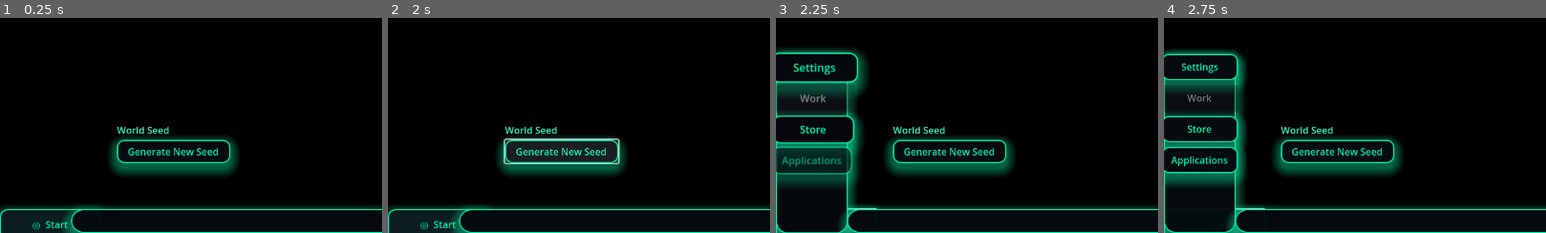
Above: before the commit, frames 1-4 (left to right).
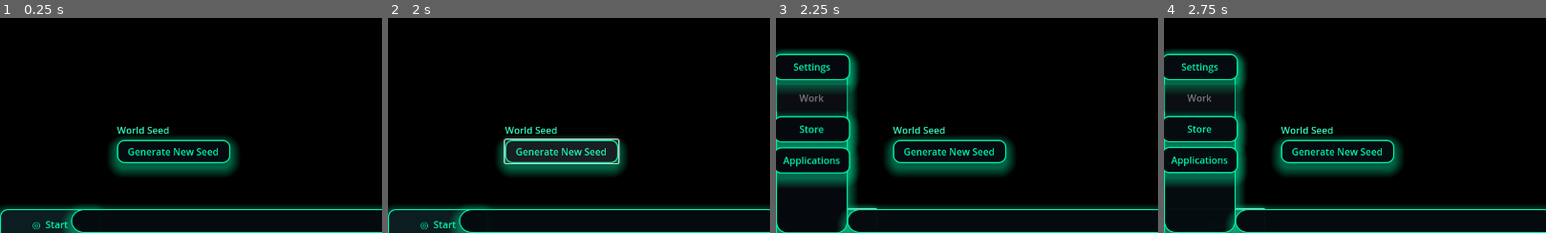
Above: after the commit, the same moments.

Repository: TheLibraryWindow/TLW
Game: Godot game, scene res://scenes/main.tscn
Two runs of this game, one before a commit and one after it. Both use one fixed random seed, a clock stepped at 60 frames per second and the inputs below. This scene is started directly instead of the project's main scene.
Inputs:
- Up to frame 1 (0.25 s): no input
- Up to frame 2 (2 s): click "Generate New Seed" at 0.5 s; click "Generate New Seed" at 1.25 s
- Up to frame 3 (2.25 s): click "◎ Start" at 2 s
- Up to frame 4 (2.75 s): no input
The pictures show only the part of the screen within x 0-50%, y 50-100%; the shares and areas given below are measured in that part.

Frames 1-2 are identical in both runs. In frame 3, 5.5% of the frame differs, in the area x 0-24%, y 14-76%; in frame 4, nothing differs.
Error after the commit: Parse Error: Function "deg2rad()" not found in base self. Did you mean to use "deg_to_rad()"? (res://scripts/start_menu_animator.gd:161)

Commit message:
Refactor: Improve start menu animation and responsiveness
This commit introduces several enhancements to the start menu animation, including:

- **New animation parameters:** Added `travel_duration` and `burst_distance` to provide more control over the animation's movement and spread.
- **Responsive design:** Implemented logic to dynamically update the animation's frame size based on viewport resizing, ensuring a consistent and visually appealing experience across different screen dimensions.
- **Improved button positioning:** Introduced `_capture_rest_positions` and `_compute_burst_point` to accurately track and calculate button starting positions for a more refined animation.
- **Clamping to frame:** Added `_clamp_to_frame` to ensure buttons stay within the defined safe frame area during animations.
- **Code cleanup:** Refactored existing code for better readability and maintainability.

Co-authored-by: thelibrarywindow <thelibrarywindow@proton.me>

Diff:
--- a/tlw/scripts/start_menu_animator.gd
+++ b/tlw/scripts/start_menu_animator.gd
@@ -3,125 +3,182 @@
 @export var entry_delay_step: float = 0.05
 @export var entry_random_jitter: Vector2 = Vector2(0.0, 0.08)
 @export var entry_pre_scale: Vector2 = Vector2(0.35, 0.65)
+@export var travel_duration: float = 0.32
 @export var fade_duration: float = 0.16
 @export var fade_delay_step: float = 0.02
 @export var pop_scale: float = 1.25
 @export var pop_release_delay: float = 0.18
 @export var scatter_rotation_range: float = 10.0
+@export var burst_distance: Vector2 = Vector2(0.32, 0.24)
+@export var safe_frame_size: Vector2 = Vector2(1280.0, 720.0)
+@export var frame_padding: Vector2 = Vector2(32.0, 32.0)
 
 var _buttons: Array[Button] = []
 var _base_colors: Dictionary = {}
+var _rest_positions: Dictionary = {}
 var _active_tweens: Array[Tween] = []
 var _rng := RandomNumberGenerator.new()
+var _frame_size: Vector2 = Vector2(1280.0, 720.0)
 
 
 func _ready() -> void:
-    _rng.randomize()
-    _cache_buttons()
+	_rng.randomize()
+	_cache_buttons()
+	_update_frame_size()
+	var viewport := get_viewport()
+	if viewport and not viewport.size_changed.is_connected(_on_viewport_resized):
+		viewport.size_changed.connect(_on_viewport_resized)
 
 
 func play_open_sequence() -> void:
-    _ensure_buttons_cached()
-    if _buttons.is_empty():
-        return
+	_update_frame_size()
+	_ensure_buttons_cached()
+	if _buttons.is_empty():
+		return
 
-    _kill_all_tweens()
-    _prepare_buttons_for_open()
+	_capture_rest_positions()
+	_kill_all_tweens()
+	_prepare_buttons_for_open()
 
-    for idx in _buttons.size():
-        var button := _buttons[idx]
-        var delay := float(idx) * entry_delay_step + _rng.randf_range(entry_random_jitter.x, entry_random_jitter.y)
-        var overshoot := _rng.randf_range(1.06, 1.14)
+	for idx in _buttons.size():
+		var button := _buttons[idx]
+		var delay := float(idx) * entry_delay_step + _rng.randf_range(entry_random_jitter.x, entry_random_jitter.y)
+		var overshoot := _rng.randf_range(1.06, 1.14)
+		var rest_position := _rest_positions.get(button, button.global_position)
 
-        var appear := _track_tween(create_tween())
-        appear.set_trans(Tween.TRANS_BACK).set_ease(Tween.EASE_OUT)
-        appear.tween_property(button, "modulate:a", 1.0, 0.18).set_delay(delay)
-        appear.parallel().tween_property(button, "scale", Vector2.ONE * overshoot, 0.22).set_delay(delay)
+		var appear := _track_tween(create_tween())
+		appear.set_trans(Tween.TRANS_BACK).set_ease(Tween.EASE_OUT)
+		appear.tween_property(button, "modulate:a", 1.0, 0.18).set_delay(delay)
+		appear.parallel().tween_property(button, "global_position", rest_position, travel_duration).set_delay(delay)
+		appear.parallel().tween_property(button, "scale", Vector2.ONE * overshoot, 0.22).set_delay(delay)
 
-        var settle := _track_tween(create_tween())
-        settle.set_trans(Tween.TRANS_SINE).set_ease(Tween.EASE_OUT)
-        settle.tween_property(button, "scale", Vector2.ONE, 0.12).set_delay(delay + 0.22)
-        settle.parallel().tween_property(button, "rotation_degrees", 0.0, 0.12).set_delay(delay + 0.22)
+		var settle := _track_tween(create_tween())
+		settle.set_trans(Tween.TRANS_SINE).set_ease(Tween.EASE_OUT)
+		settle.tween_property(button, "scale", Vector2.ONE, 0.12).set_delay(delay + 0.22)
+		settle.parallel().tween_property(button, "rotation_degrees", 0.0, 0.12).set_delay(delay + 0.22)
 
 
 func play_close_sequence(focus_control: Control = null) -> void:
-    _ensure_buttons_cached()
-    if _buttons.is_empty():
-        return
+	_ensure_buttons_cached()
+	if _buttons.is_empty():
+		return
 
-    var selected := focus_control as Button
+	var selected := focus_control as Button
 
-    _kill_all_tweens()
-    if selected:
-        _set_alpha(selected, 1.0)
-        _play_selection_pop(selected)
+	_kill_all_tweens()
+	if selected:
+		_set_alpha(selected, 1.0)
+		_play_selection_pop(selected)
 
-    for idx in _buttons.size():
-        var button := _buttons[idx]
-        var delay := float(idx) * fade_delay_step
-        if button == selected:
-            delay += pop_release_delay
+	for idx in _buttons.size():
+		var button := _buttons[idx]
+		var delay := float(idx) * fade_delay_step
+		if button == selected:
+			delay += pop_release_delay
 
-        var fade := _track_tween(create_tween())
-        fade.set_trans(Tween.TRANS_QUAD).set_ease(Tween.EASE_IN)
-        fade.tween_property(button, "modulate:a", 0.0, fade_duration).set_delay(delay)
-        fade.parallel().tween_property(button, "scale", Vector2.ONE * 0.82, fade_duration).set_delay(delay)
+		var fade := _track_tween(create_tween())
+		fade.set_trans(Tween.TRANS_QUAD).set_ease(Tween.EASE_IN)
+		fade.tween_property(button, "modulate:a", 0.0, fade_duration).set_delay(delay)
+		fade.parallel().tween_property(button, "scale", Vector2.ONE * 0.82, fade_duration).set_delay(delay)
 
 
 func _play_selection_pop(button: Button) -> void:
-    var pop := _track_tween(create_tween())
-    pop.set_trans(Tween.TRANS_BACK).set_ease(Tween.EASE_OUT)
-    pop.tween_property(button, "scale", Vector2.ONE * pop_scale, 0.14)
-    pop.tween_property(button, "scale", Vector2.ONE, 0.16)
+	var pop := _track_tween(create_tween())
+	pop.set_trans(Tween.TRANS_BACK).set_ease(Tween.EASE_OUT)
+	pop.tween_property(button, "scale", Vector2.ONE * pop_scale, 0.14)
+	pop.tween_property(button, "scale", Vector2.ONE, 0.16)
 
 
 func _prepare_buttons_for_open() -> void:
-    for button in _buttons:
-        var pre_scale := _rng.randf_range(entry_pre_scale.x, entry_pre_scale.y)
-        button.scale = Vector2.ONE * pre_scale
-        button.rotation_degrees = _rng.randf_range(-scatter_rotation_range, scatter_rotation_range)
-        _set_alpha(button, 0.0)
+	for button in _buttons:
+		var rest_position := _rest_positions.get(button, button.global_position)
+		var burst_point := _compute_burst_point(button, rest_position)
+		button.global_position = burst_point
+		var pre_scale := _rng.randf_range(entry_pre_scale.x, entry_pre_scale.y)
+		button.scale = Vector2.ONE * pre_scale
+		button.rotation_degrees = _rng.randf_range(-scatter_rotation_range, scatter_rotation_range)
+		_set_alpha(button, 0.0)
 
 
 func _cache_buttons() -> void:
-    _buttons.clear()
-    _base_colors.clear()
+	_buttons.clear()
+	_base_colors.clear()
 
-    var container := get_node_or_null("VBoxContainer")
-    if container == null:
-        return
+	var container := get_node_or_null("VBoxContainer")
+	if container == null:
+		return
 
-    for child in container.get_children():
-        var button := child as Button
-        if button == null:
-            continue
-        button.pivot_offset = button.size * 0.5
-        _buttons.append(button)
-        _base_colors[button] = button.modulate
+	for child in container.get_children():
+		var button := child as Button
+		if button == null:
+			continue
+		button.pivot_offset = button.size * 0.5
+		_buttons.append(button)
+		_base_colors[button] = button.modulate
+
+
+func _capture_rest_positions() -> void:
+	_rest_positions.clear()
+	for button in _buttons:
+		_rest_positions[button] = button.global_position
 
 
 func _ensure_buttons_cached() -> void:
-    if _buttons.is_empty():
-        _cache_buttons()
+	if _buttons.is_empty():
+		_cache_buttons()
 
 
 func _set_alpha(button: Button, alpha: float) -> void:
-    var base_color: Color = _base_colors.get(button, button.modulate)
-    button.modulate = Color(base_color.r, base_color.g, base_color.b, clamp(alpha, 0.0, 1.0))
+	var base_color: Color = _base_colors.get(button, button.modulate)
+	button.modulate = Color(base_color.r, base_color.g, base_color.b, clamp(alpha, 0.0, 1.0))
 
 
 func _track_tween(tween: Tween) -> Tween:
-    if tween == null:
-        return tween
-    _active_tweens.append(tween)
-    tween.finished.connect(func() -> void:
-        _active_tweens.erase(tween)
-    )
-    return tween
+	if tween == null:
+		return tween
+	_active_tweens.append(tween)
+	tween.finished.connect(func() -> void:
+		_active_tweens.erase(tween)
+	)
+	return tween
 
 
 func _kill_all_tweens() -> void:
-    for tween in _active_tweens:
-        if tween:
-            tween.kill()
-    _active_tweens.clear()
+	for tween in _active_tweens:
+		if tween:
+			tween.kill()
+	_active_tweens.clear()
+
+
+func _compute_burst_point(button: Button, rest_position: Vector2) -> Vector2:
+	var button_size := button.size
+	if button_size == Vector2.ZERO:
+		button_size = button.get_combined_minimum_size()
+
+	var horizontal_push := _rng.randf_range(0.18, burst_distance.x) * _frame_size.x
+	var vertical_pull := -_rng.randf_range(0.08, burst_distance.y) * _frame_size.y
+	var offset := Vector2(horizontal_push, vertical_pull)
+	offset = offset.rotated(deg2rad(_rng.randf_range(-12.0, 42.0)))
+	var candidate := rest_position + offset
+	return _clamp_to_frame(candidate, button_size)
+
+
+func _clamp_to_frame(point: Vector2, control_size: Vector2) -> Vector2:
+	var min_bounds := frame_padding
+	var max_bounds := _frame_size - control_size - frame_padding
+	return Vector2(
+		clamp(point.x, min_bounds.x, max_bounds.x),
+		clamp(point.y, min_bounds.y, max_bounds.y)
+	)
+
+
+func _update_frame_size() -> void:
+	var viewport_rect := get_viewport_rect()
+	if viewport_rect.size != Vector2.ZERO:
+		_frame_size = viewport_rect.size
+	else:
+		_frame_size = safe_frame_size
+
+
+func _on_viewport_resized() -> void:
+	_update_frame_size()
